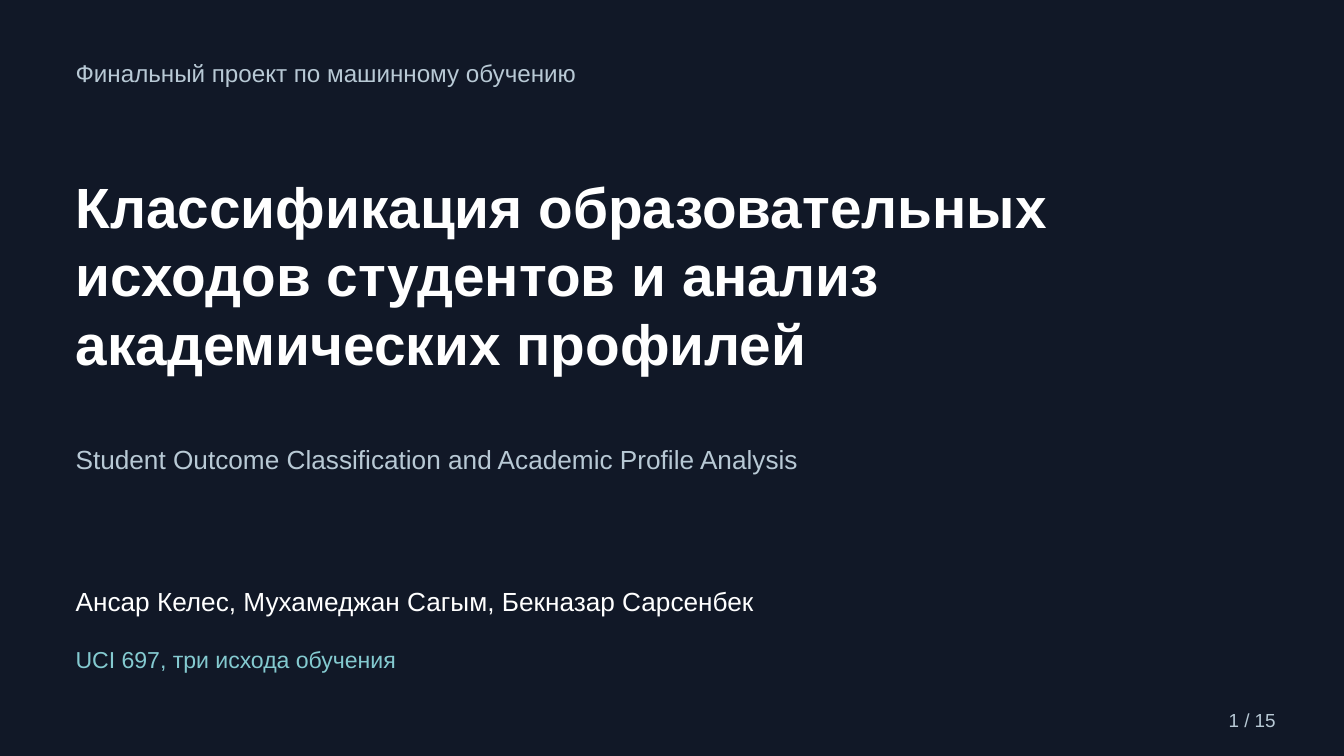
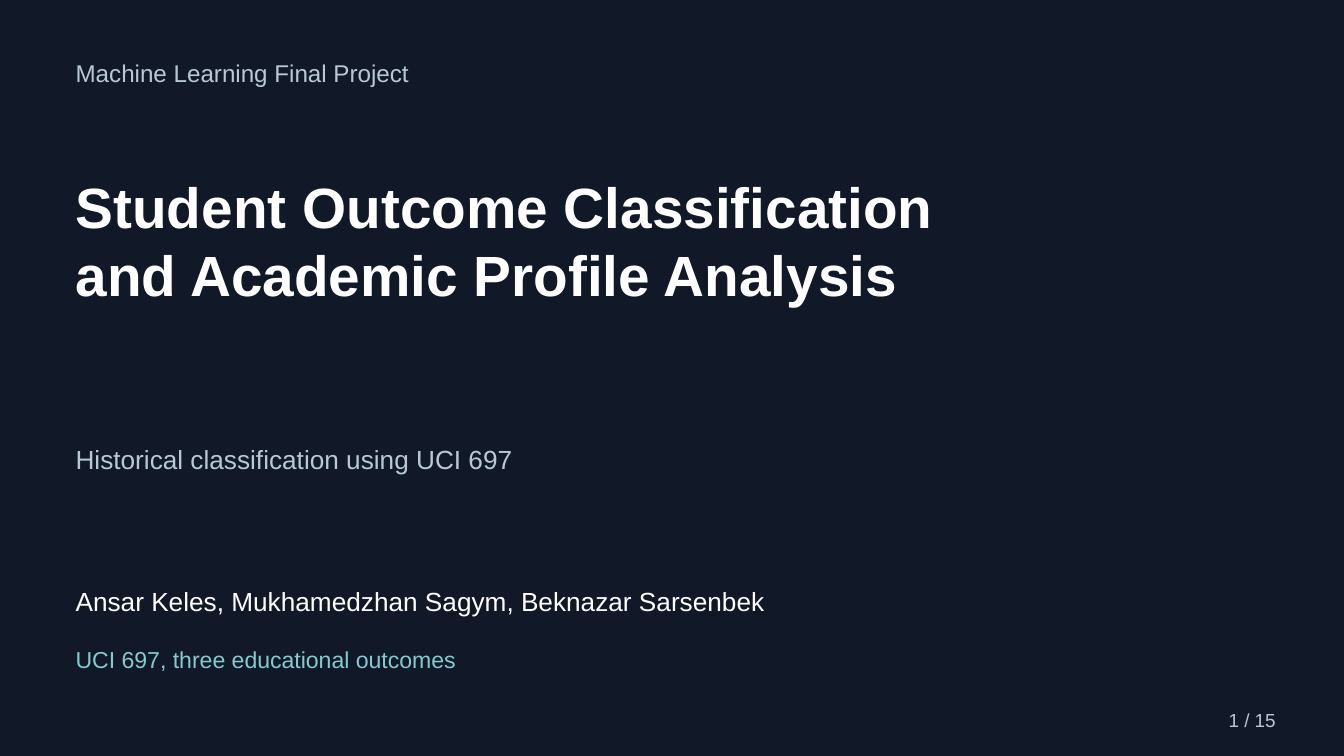
Before and after one commit to ansarchik17/machine_learning_final, a slide deck: slide 1 of output/presentation/student_outcomes_presentation.pptx. Drawn at 1344x756 pixels with LibreOffice and Linux fonts; fonts in the diff are those of the drawing. Boxes give left, top, right and bottom in pixels: in the first picture for what was removed or moved away, otherwise in the second. Text is boxed around its words. In the diff, an @@ line names an element or a change of style, - is before the commit and + after.

```diff
--- a/output/presentation/student_outcomes_presentation.pptx
+++ b/output/presentation/student_outcomes_presentation.pptx
@@ text at bbox=[76, 64, 408, 87]: text changed @@
-Финальный проект по машинному обучению
+Machine Learning Final Project
@@ text at bbox=[76, 187, 933, 307]: text changed @@
-Классификация образовательных
-исходов студентов и анализ
-академических профилей
+Student Outcome Classification
+and Academic Profile Analysis
@@ text at bbox=[76, 450, 512, 475]: text changed @@
-Student Outcome Classification and Academic Profile Analysis
+Historical classification using UCI 697
@@ text at bbox=[76, 592, 764, 616]: text changed @@
-Ансар Келес, Мухамеджан Сагым, Бекназар Сарсенбек
+Ansar Keles, Mukhamedzhan Sagym, Beknazar Sarsenbek
@@ text at bbox=[76, 651, 456, 671]: text changed @@
-UCI 697, три исхода обучения
+UCI 697, three educational outcomes
```
Also in this commit, not shown: 13 other slides changed, 1 slide added, 1 slide removed, 21 other files.
